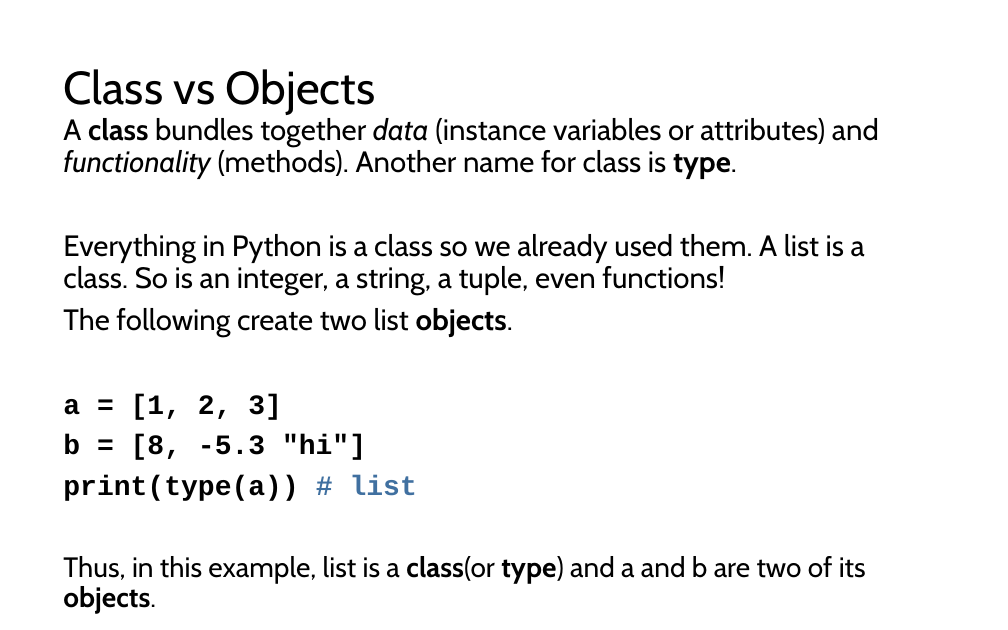
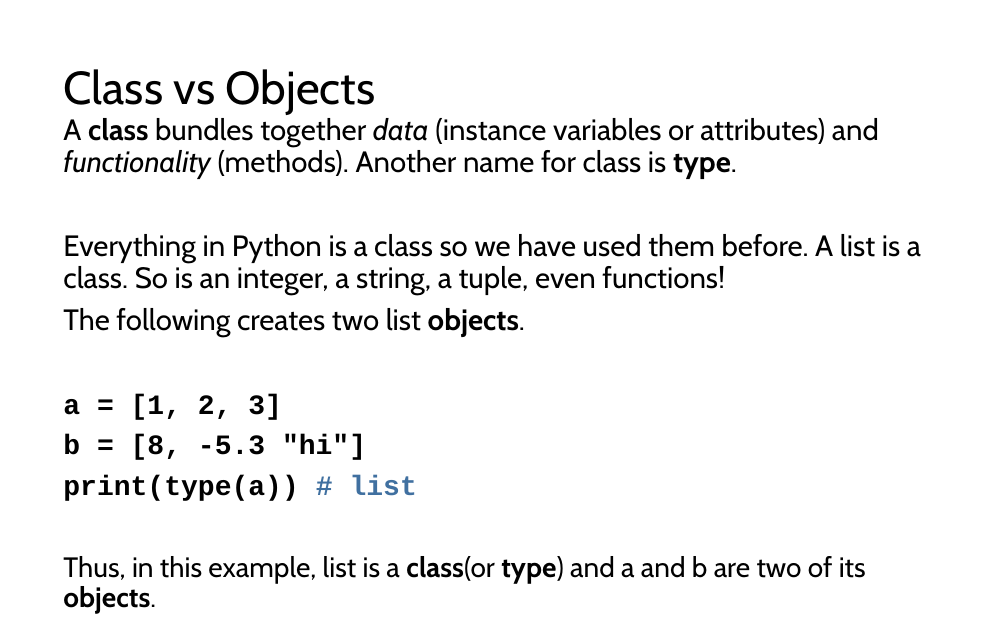
Before and after one commit to LongBaoNguyen/longbaonguyen.github.io, a slide deck: slide 4 of courses/apcsp/lect9.pptx. Drawn at 1008x630 pixels with LibreOffice and Linux fonts; fonts in the diff are those of the drawing. Boxes give left, top, right and bottom in pixels: in the first picture for what was removed or moved away, otherwise in the second. Text is boxed around its words. In the diff, an @@ line names an element or a change of style, - is before the commit and + after.

```diff
--- a/courses/apcsp/lect9.pptx
+++ b/courses/apcsp/lect9.pptx
@@ text at (63,234,921,337): text changed @@
-Everything in Python is a class so we already used them. A list is a class. So is an integer, a string, a tuple, even functions!
-The following create two list objects.
+Everything in Python is a class so we have used them before. A list is a class. So is an integer, a string, a tuple, even functions!
+The following creates two list objects.
```
Also in this commit, not shown: 3 other slides changed, 1 slide added, 1 other file.
